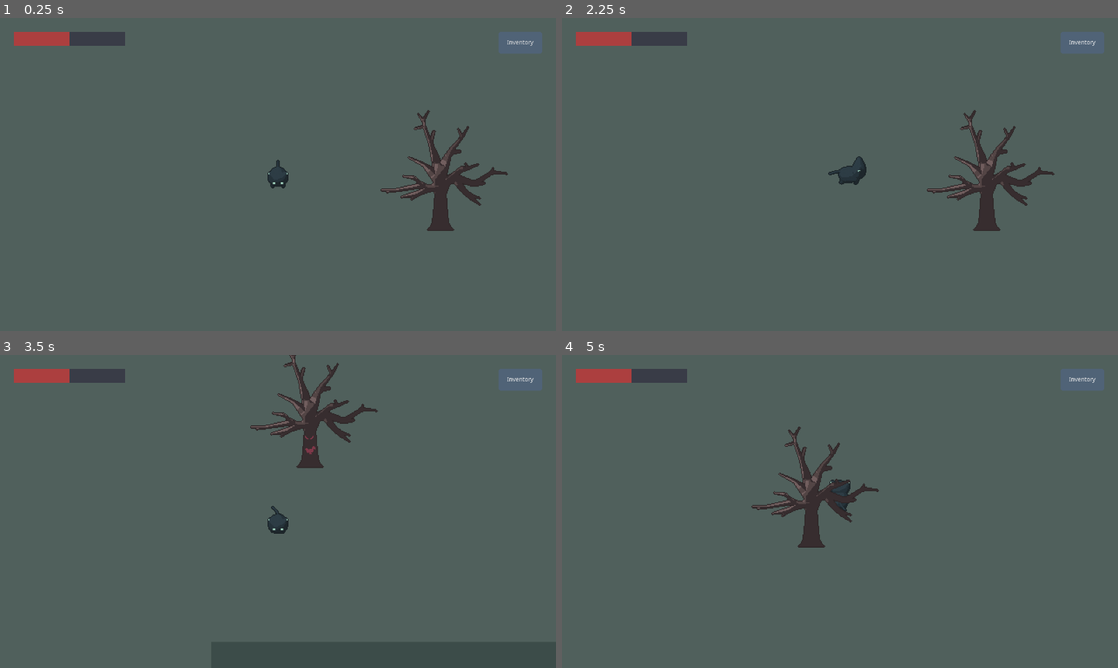
Above: before the commit, frames 1-4 (two rows, left to right).
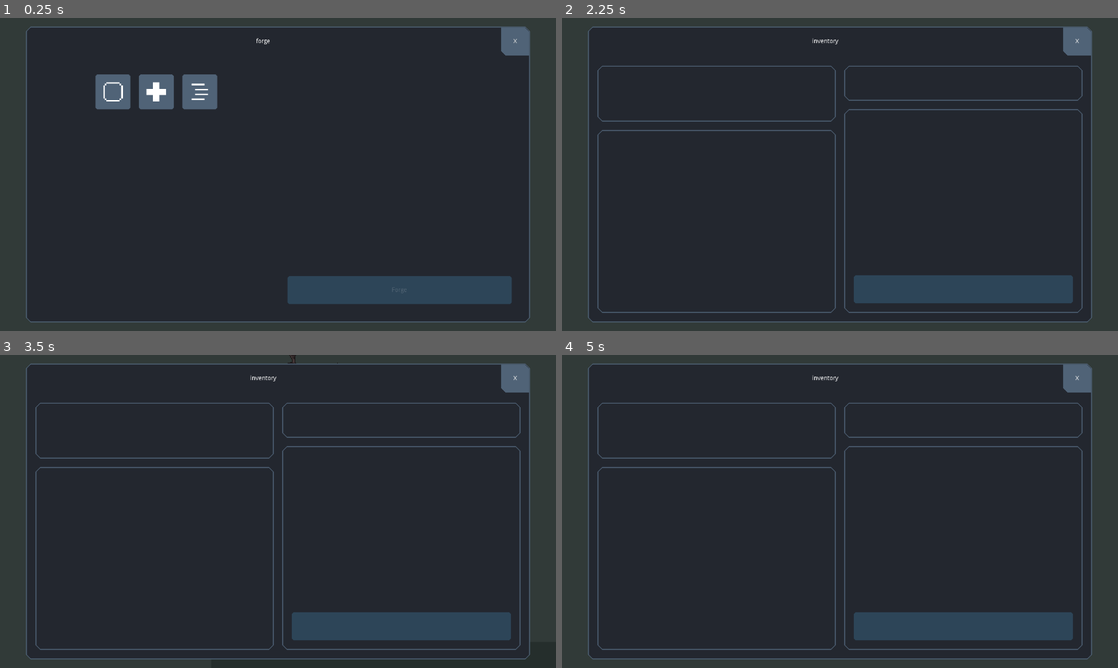
Above: after the commit, the same moments.

Repository: deerformera/neruka
Game: Godot game, scene res://worlds/world.tscn
Same seed, same stepped clock (60 frames per second), same inputs: the game is played once before the commit and once after it.
Inputs:
- Up to frame 1 (0.25 s): no input
- Up to frame 2 (2.25 s): click "Inventory" (after the commit: "X") at 0.5 s; click "X" (after the commit: "Inventory") at 1.25 s; tap Enter at 2 s; hold D (n_right) from 2.03 s (still down); tap 1 (n_ability1) at 2.1 s
- Up to frame 3 (3.5 s): release D (n_right) at 2.78 s; hold S (n_down) from 2.78 s (still down); tap 2 (n_ability2) at 2.85 s
- Up to frame 4 (5 s): release S (n_down) at 3.53 s; hold D (n_right) 3.53-4.28 s; hold Space (n_attack) 3.53-4.28 s; hold W (n_up) from 4.28 s (still down); tap 1 (n_ability1) at 4.35 s

The runs differ from the first frame. In frame 1, 96% of the frame differs, in the area x 0-100%, y 0-100%; in frame 2, 95%; in frame 3, 96%; in frame 4, 95%.

Commit message:
forge tab

Diff:
--- a/gui/tab.gd
+++ b/gui/tab.gd
@@ -2,6 +2,7 @@
 
 func _ready():
 	$M/P/VB/Top/Button.connect("pressed", self, "onExit")
+	open("forge")
 
 func onExit():
 	for i in $M/P/VB/Main.get_children(): i.queue_free()
@@ -11,7 +12,9 @@
 func open(val: String):
 	HUD.hide()
 	self.show()
+
+	$M/P/VB/Top/Label.text = val
+
 	var tab: Control = load("res://gui/tabs/" + val + ".tscn").instance()
-
 	for i in $M/P/VB/Main.get_children(): i.queue_free()
 	$M/P/VB/Main.add_child(tab)
--- /dev/null
+++ b/gui/tabs/forge.gd
@@ -0,0 +1,62 @@
+extends HBoxContainer
+
+var item = preload("res://gui/tabs/forgeItem.tscn")
+var selected = 0
+
+func _ready():
+	$Right/VB/ForgeButton.connect("pressed", self, "onForge")
+	refresh()
+
+func refresh():
+	for i in $Left/S/Items.get_children(): i.free()
+
+	for i in CatController.Abilities.knowledges:
+		$Left/S/Items.add_child(createItem(i))
+
+func createItem(val) -> Button:
+	var item_ins = item.instance()
+	item_ins.name = val as String
+	item_ins.get_node("M/TextureRect").texture = load("res://misc/abilities/" + str(val) + ".png")
+	if val in CatController.Abilities.abilities:
+		item_ins.get_node("Status").visible = true
+		item_ins.disabled = true
+	else: item_ins.connect("toggled", self, "onItemSelected", [val])
+
+	return item_ins
+
+func onItemSelected(pressed: bool, val):
+	if pressed:
+		selected = val
+		setDescription()
+		for i in $Left/S/Items.get_children():
+			if i.name != str(val): i.pressed = false
+	else:
+		if val == selected:
+			selected = 0
+			setDescription()
+
+func setDescription():
+	if selected <= 0:
+		$Right/VB/Name.text = ""
+		$Right/VB/Desc.text = ""
+		$Right/VB/Requirement.text = ""
+		$Right/VB/ForgeButton.disabled = true
+		return
+
+	$Right/VB/Name.text = str(selected)
+	$Right/VB/Desc.text = "Description of " + str(selected)
+	$Right/VB/Requirement.text = "Orbs required: 0\nOrbs Available: " + str(CatController.Abilities.orbs)
+	$Right/VB/ForgeButton.disabled = false
+
+	var data = CatController.Abilities.getAbilityData(selected)
+	if data:
+		$Right/VB/Name.text = data.name
+		$Right/VB/Desc.text = data.desc
+		$Right/VB/Requirement.text = "Orbs required: " + str(data.price) + "\nOrbs Available: " + str(CatController.Abilities.orbs)
+
+func onForge():
+	if selected <= 0: return
+	CatController.Abilities.learn(selected)
+	selected = 0
+	setDescription()
+	refresh()
--- /dev/null
+++ b/gui/tabs/forge.tscn
@@ -0,0 +1,83 @@
+[gd_scene load_steps=2 format=2]
+
+[ext_resource path="res://gui/tabs/forge.gd" type="Script" id=1]
+
+[node name="Forge" type="HBoxContainer"]
+anchor_right = 1.0
+anchor_bottom = 1.0
+script = ExtResource( 1 )
+
+[node name="Left" type="MarginContainer" parent="."]
+margin_right = 638.0
+margin_bottom = 720.0
+size_flags_horizontal = 3
+custom_constants/margin_right = 20
+custom_constants/margin_top = 20
+custom_constants/margin_left = 20
+custom_constants/margin_bottom = 20
+
+[node name="S" type="ScrollContainer" parent="Left"]
+margin_left = 20.0
+margin_top = 20.0
+margin_right = 618.0
+margin_bottom = 700.0
+
+[node name="Items" type="GridContainer" parent="Left/S"]
+margin_left = 299.0
+margin_right = 299.0
+size_flags_horizontal = 6
+size_flags_vertical = 0
+custom_constants/vseparation = 20
+custom_constants/hseparation = 20
+columns = 4
+
+[node name="Right" type="MarginContainer" parent="."]
+margin_left = 642.0
+margin_right = 1280.0
+margin_bottom = 720.0
+size_flags_horizontal = 3
+custom_constants/margin_right = 20
+custom_constants/margin_top = 20
+custom_constants/margin_left = 20
+custom_constants/margin_bottom = 20
+
+[node name="VB" type="VBoxContainer" parent="Right"]
+margin_left = 20.0
+margin_top = 20.0
+margin_right = 618.0
+margin_bottom = 700.0
+custom_constants/separation = 20
+
+[node name="Name" type="Label" parent="Right/VB"]
+margin_right = 598.0
+margin_bottom = 64.0
+rect_min_size = Vector2( 0, 64 )
+align = 1
+valign = 1
+
+[node name="Desc" type="Label" parent="Right/VB"]
+margin_top = 84.0
+margin_right = 598.0
+margin_bottom = 330.0
+rect_min_size = Vector2( 0, 64 )
+size_flags_vertical = 3
+align = 1
+autowrap = true
+
+[node name="Requirement" type="Label" parent="Right/VB"]
+margin_top = 350.0
+margin_right = 598.0
+margin_bottom = 596.0
+rect_min_size = Vector2( 0, 64 )
+size_flags_vertical = 3
+align = 1
+autowrap = true
+
+[node name="ForgeButton" type="Button" parent="Right/VB"]
+margin_top = 616.0
+margin_right = 598.0
+margin_bottom = 680.0
+rect_min_size = Vector2( 0, 64 )
+focus_mode = 0
+disabled = true
+text = "Forge"
--- /dev/null
+++ b/gui/tabs/forgeItem.tscn
@@ -0,0 +1,40 @@
+[gd_scene load_steps=2 format=2]
+
+[ext_resource path="res://misc/abilities/1.png" type="Texture" id=1]
+
+[node name="ForgeItem" type="Button"]
+margin_right = 12.0
+margin_bottom = 20.0
+rect_min_size = Vector2( 80, 80 )
+focus_mode = 0
+toggle_mode = true
+icon_align = 1
+expand_icon = true
+
+[node name="Status" type="Label" parent="."]
+visible = false
+anchor_right = 1.0
+anchor_bottom = 1.0
+text = "Forged"
+align = 1
+valign = 2
+
+[node name="M" type="MarginContainer" parent="."]
+anchor_right = 1.0
+anchor_bottom = 1.0
+mouse_filter = 2
+custom_constants/margin_right = 10
+custom_constants/margin_top = 10
+custom_constants/margin_left = 10
+custom_constants/margin_bottom = 10
+
+[node name="TextureRect" type="TextureRect" parent="M"]
+margin_left = 10.0
+margin_top = 10.0
+margin_right = 70.0
+margin_bottom = 70.0
+mouse_filter = 2
+size_flags_vertical = 3
+texture = ExtResource( 1 )
+expand = true
+stretch_mode = 6
--- /dev/null
+++ b/misc/json/abilities.json
@@ -0,0 +1,7 @@
+{
+	"1": {
+		"name": "Headshot!",
+		"desc": "Plant that likely shoot you",
+		"price": 6
+	}
+}
--- a/scripts/abilitiesController.gd
+++ b/scripts/abilitiesController.gd
@@ -1,10 +1,13 @@
 extends Node
 class_name AbilitiesController
 
-var knowledge = []
+var knowledges := [1,2,3]
+var abilities := []
+var current_abilities := []
 
-var abilities = [1,2,3]
-var current_abilities = [1, 2]
+var orbs: int = 0
+
+var abilities_data := {}
 
 signal abilities_changed
 
@@ -16,12 +19,23 @@
 	if id in abilities: return
 	if id <= 0: return
 
+	var data = getAbilityData(id)
+	if data.price > orbs: return
+
+	orbs -= data.price
+
 	abilities.append(id)
 	print("You Learned ", id)
 
 func identify(id: int):
-	if id in knowledge: return
+	if id in knowledges: return
 	if id <= 0: return
 
-	knowledge.append(id)
+	knowledges.append(id)
 	print("You identify ", id)
+
+func getAbilityData(val: int):
+	if abilities_data.has(str(val)):
+		return abilities_data[str(val)]
+
+	return {}
--- a/scripts/catController.gd
+++ b/scripts/catController.gd
@@ -2,3 +2,17 @@
 
 var Abilities: AbilitiesController = preload("res://scripts/abilitiesController.gd").new()
 var Level: LevelController = preload("res://scripts/levelController.gd").new()
+
+func _ready():
+	Abilities.abilities_data = getData("abilities")
+
+func getData(val: String):
+	var file = File.new()
+	var data
+
+	file.open("res://misc/json/" + val + ".json", File.READ)
+	data = file.get_as_text()
+	data = parse_json(data)
+	file.close()
+
+	return data
